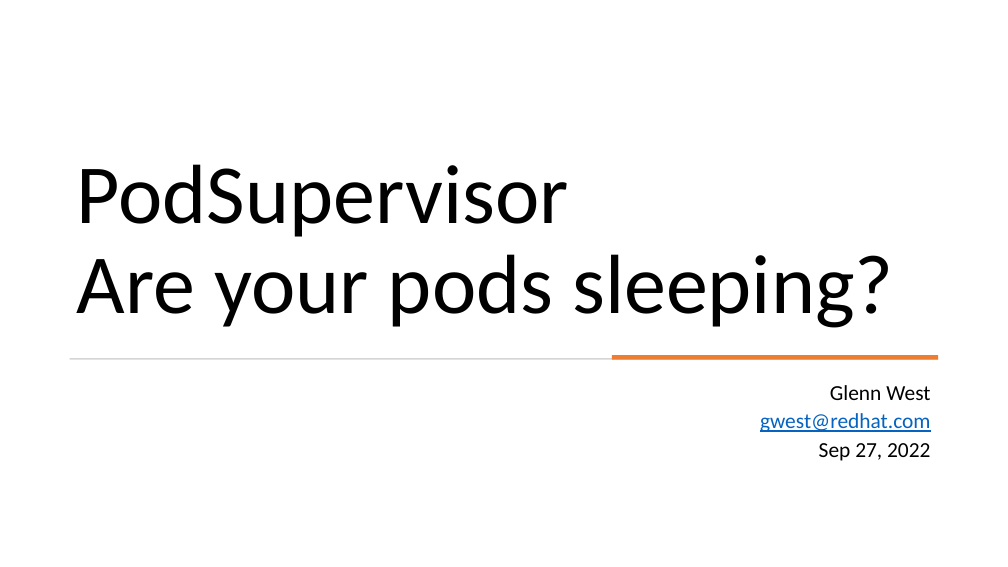
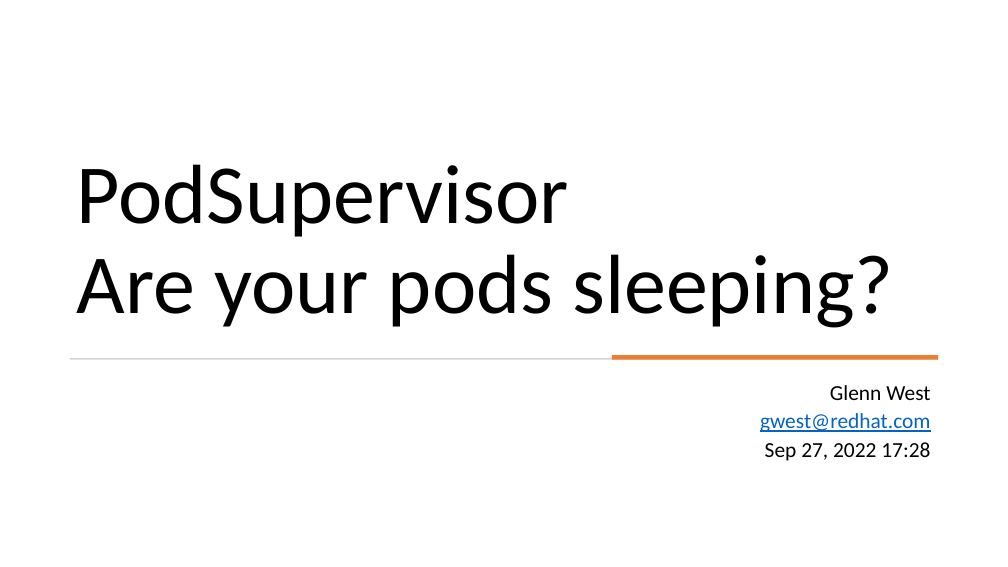
Before and after one commit to RHsyseng/podsupervisor, a slide deck: slide 1 of doc/podsupervisor.pptx. Drawn at 1008x567 pixels with LibreOffice and Linux fonts; fonts in the diff are those of the drawing. Boxes give left, top, right and bottom in pixels: in the first picture for what was removed or moved away, otherwise in the second. Text is boxed around its words. In the diff, an @@ line names an element or a change of style, - is before the commit and + after.

```diff
--- a/doc/podsupervisor.pptx
+++ b/doc/podsupervisor.pptx
@@ subtitle at bbox=[765, 442, 930, 461]: text changed @@
-Sep 27, 2022
+Sep 27, 2022 17:28
```
Also in this commit, not shown: 2 other slides changed, 4 other files.
